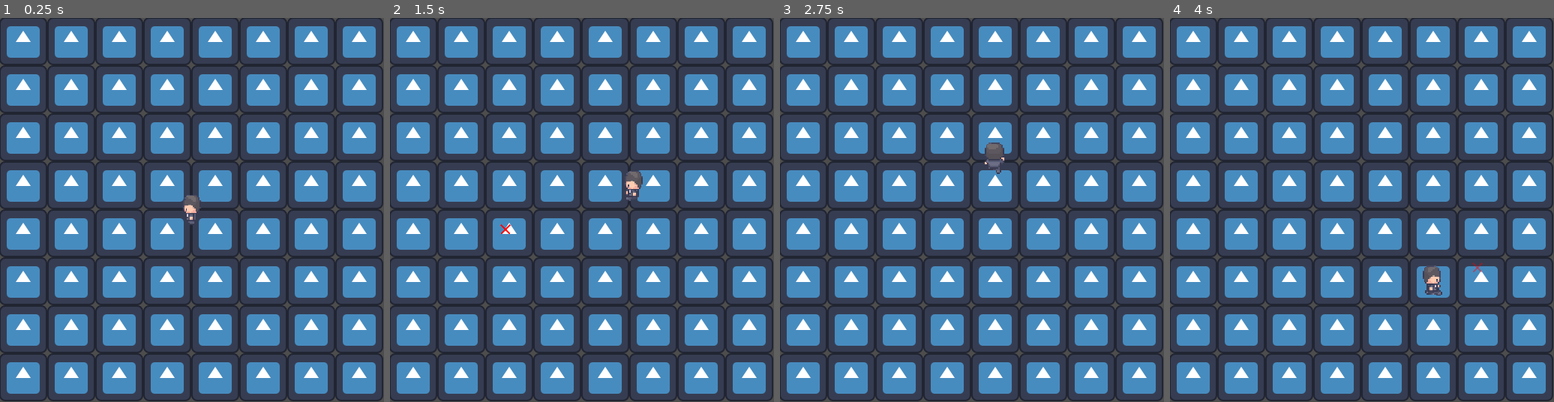
Above: before the commit, frames 1-4 (left to right).
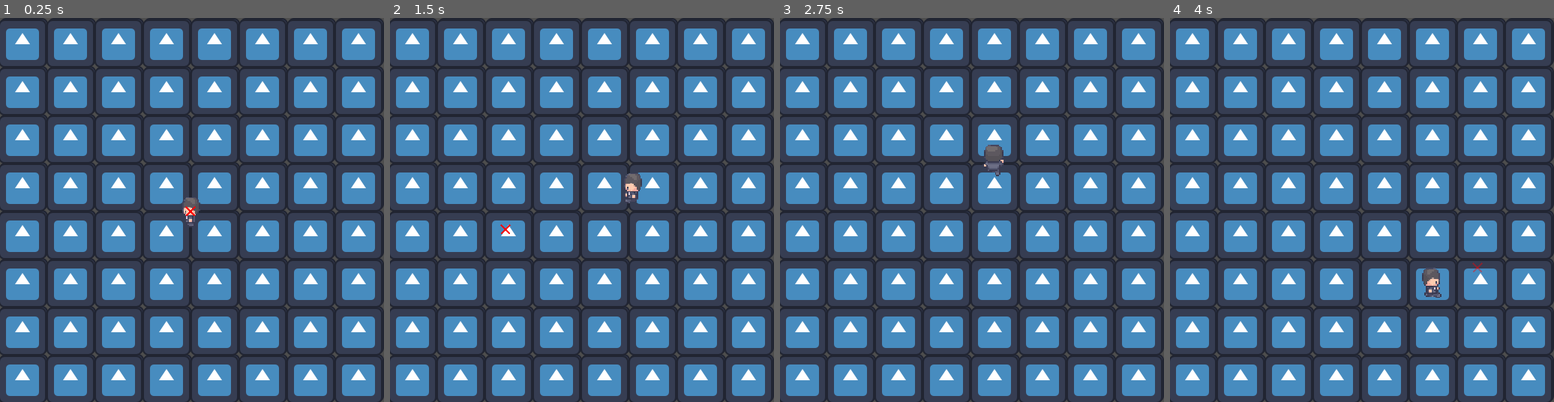
Above: after the commit, the same moments.

Repository: enszngn/gamejam
Game: Godot game, scene res://scenes/main.tscn
Same seed, same stepped clock (60 frames per second), same inputs: the game is played once before the commit and once after it. The engine's default icon, where the game draws it, is replaced by a stand-in: a white triangle on a blue panel in a dark square.
Inputs (mouse positions are in pixels of both pictures, inside the frame that each line leads up to):
- Up to frame 1 (0.25 s): no input
- Up to frame 2 (1.5 s): move the mouse to (666, 190) at 0.52 s; click (666, 190) at 0.67 s; move the mouse to (505, 229) at 1.27 s; click (505, 229) at 1.42 s
- Up to frame 3 (2.75 s): move the mouse to (1010, 125) at 2.02 s; click (1010, 125) at 2.17 s
- Up to frame 4 (4 s): move the mouse to (1342, 286) at 2.77 s; click (1342, 286) at 2.92 s; move the mouse to (1477, 267) at 3.52 s; click (1477, 267) at 3.67 s

The runs differ from the first frame. In frame 1, 23% of the frame differs, in the area x 0-100%, y 0-100%; in frame 2, 23%; in frame 3, 23%; in frame 4, 23%.

Commit message:
Update main.tscn

Diff:
--- a/scenes/main.tscn
+++ b/scenes/main.tscn
@@ -2,6 +2,7 @@
 
 [ext_resource type="PackedScene" uid="uid://b15tgnborxqam" path="res://scenes/player.tscn" id="1_o5qli"]
 [ext_resource type="PackedScene" path="res://scenes/room_1.tscn" id="2_0wfyh"]
+[ext_resource type="PackedScene" uid="uid://bmrhijkm1wu0w" path="res://scenes/room_2.tscn" id="2_sugp2"]
 
 [node name="main" type="Node2D" unique_id=618692937]
 z_index = 100
@@ -9,13 +10,17 @@
 [node name="playernode" parent="." unique_id=1067599194 instance=ExtResource("1_o5qli")]
 z_index = 100
 
+[node name="room2" parent="." unique_id=1590867234 instance=ExtResource("2_sugp2")]
+position = Vector2(2, -2)
+
+[node name="Camera2D" type="Camera2D" parent="room2" unique_id=577764194]
+
 [node name="room1" parent="." unique_id=1746282724 instance=ExtResource("2_0wfyh")]
 
 [node name="Camera2D" type="Camera2D" parent="room1" unique_id=1202566409]
-position = Vector2(1, 1)
+position = Vector2(-1, 0)
 
 [node name="clickmarker" type="Node2D" parent="." unique_id=2044475100]
-visible = false
 z_index = 101
 rotation = 0.7853982
 
